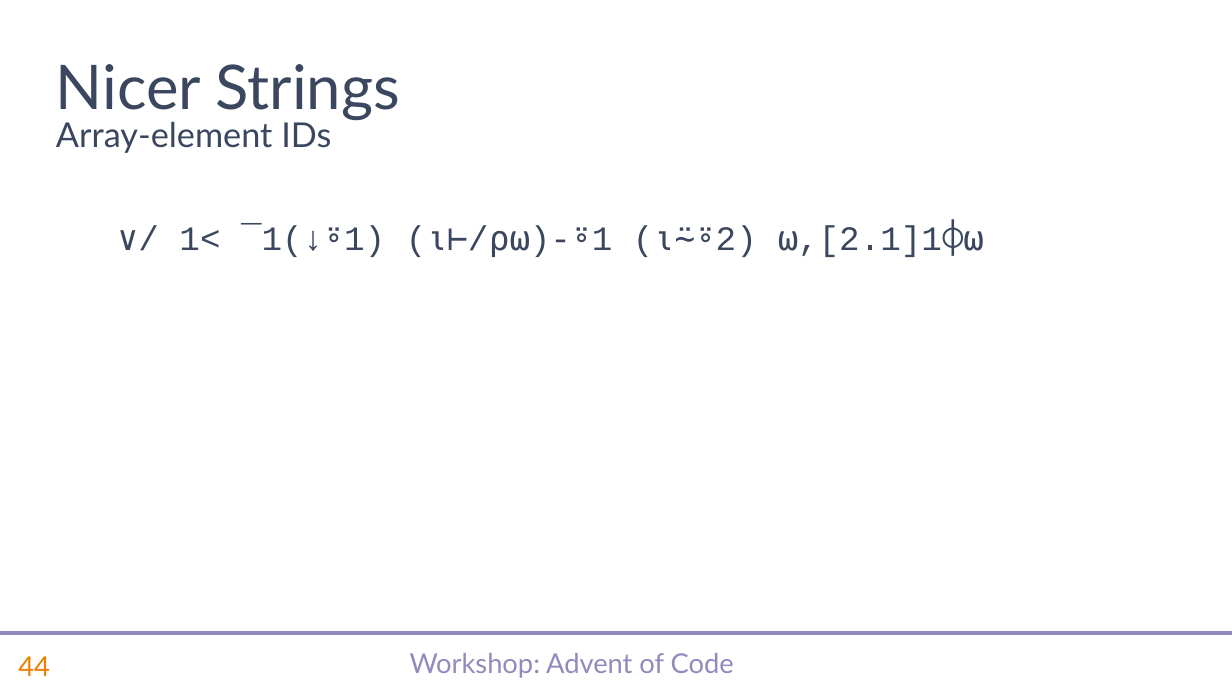
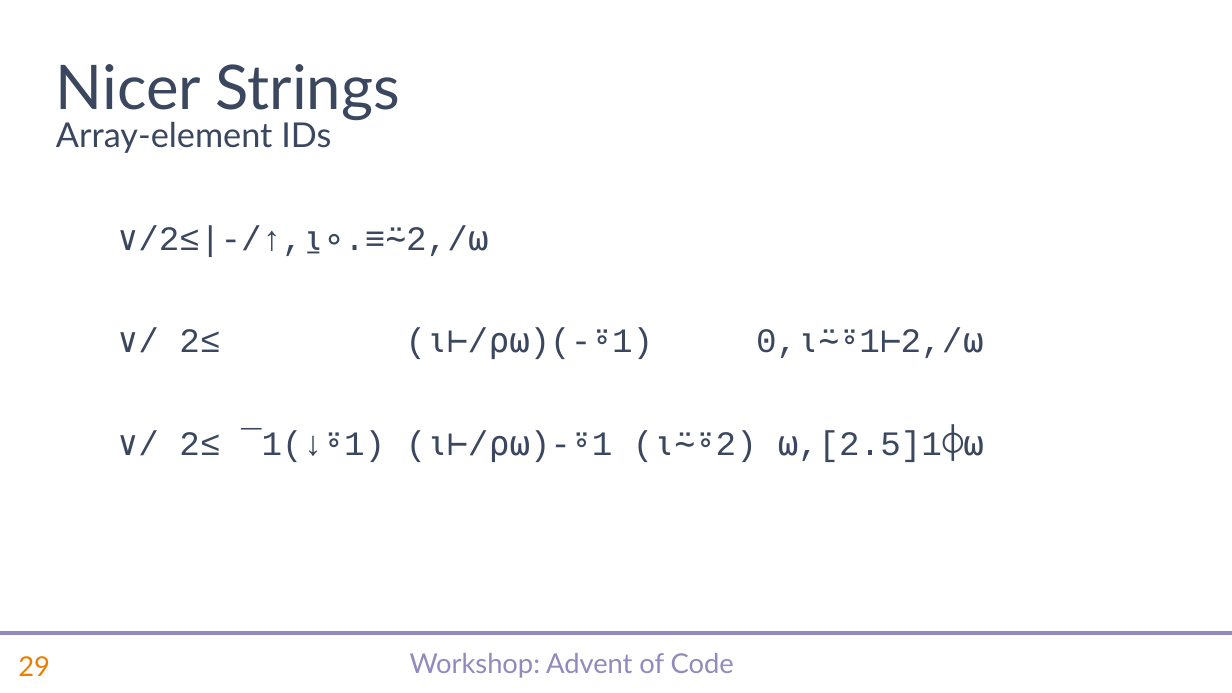
Before and after one commit to abrudz/SimCorp, a slide deck: slide 30 of aoc/slides.pptx (slide 45 before the commit). Drawn at 1232x693 pixels with LibreOffice and Linux fonts; fonts in the diff are those of the drawing; background and template pictures are left out. Boxes give left, top, right and bottom in pixels: in the first picture for what was removed or moved away, otherwise in the second. Text is boxed around its words. In the diff, an @@ line names an element or a change of style, - is before the commit and + after.

```diff
--- a/aoc/slides.pptx
+++ b/aoc/slides.pptx
@@ text at <box>138,225,963,462</box>: text changed @@
-∨/ 1< ¯1(↓⍤1) (⍳⊢/⍴⍵)-⍤1 (⍳⍨⍤2) ⍵,[2.1]1⌽⍵
+∨/2≤|-/↑,⍸∘.≡⍨2,/⍵
+∨/ 2≤ (⍳⊢/⍴⍵)(-⍤1) 0,⍳⍨⍤1⊢2,/⍵
+∨/ 2≤ ¯1(↓⍤1) (⍳⊢/⍴⍵)-⍤1 (⍳⍨⍤2) ⍵,[2.5]1⌽⍵
@@ page number at <box>18,656,50,676</box>: text changed @@
-44
+29
```
Also in this commit, not shown: 14 other slides changed, 20 slides removed, 1 other file.
